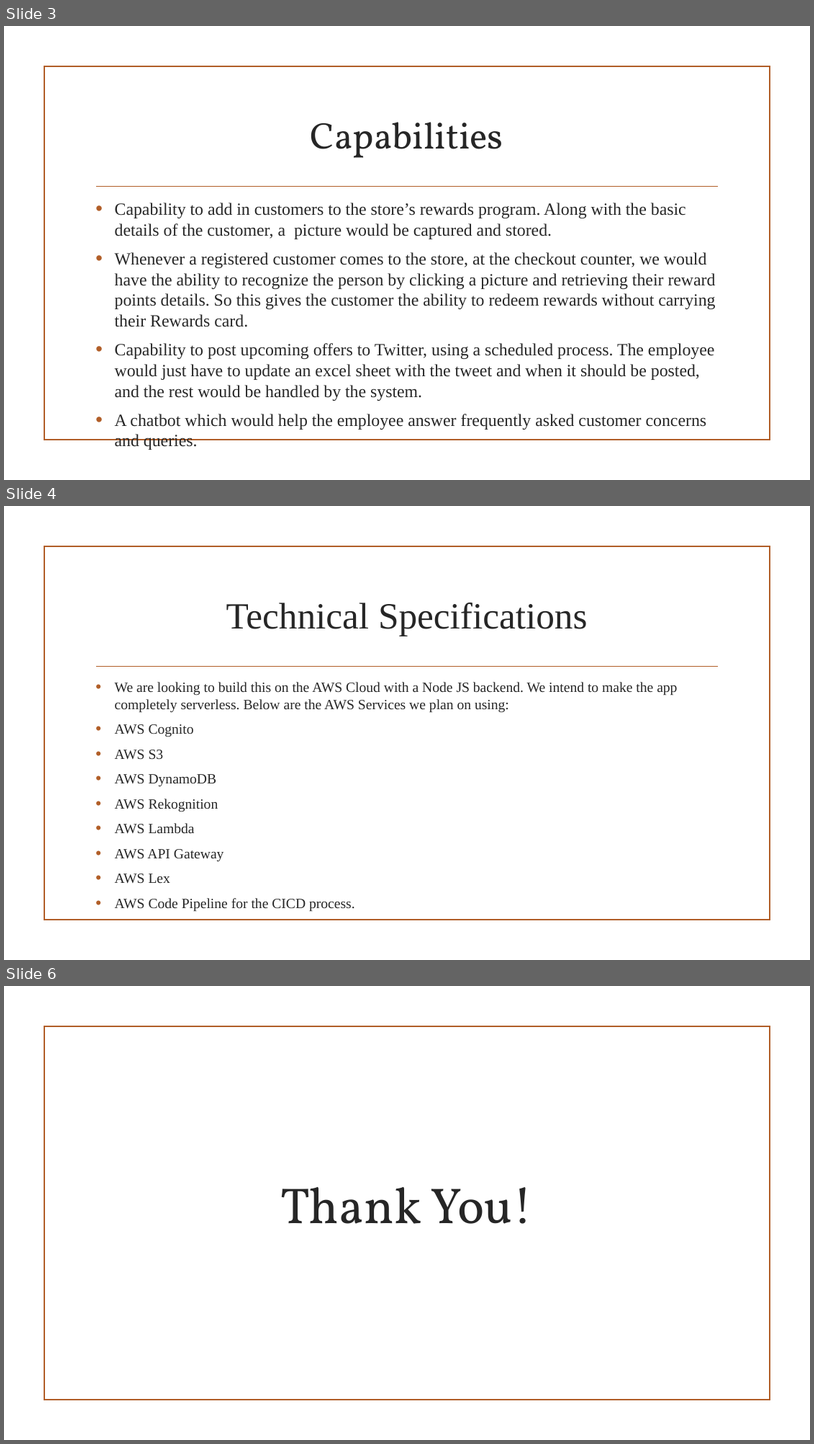
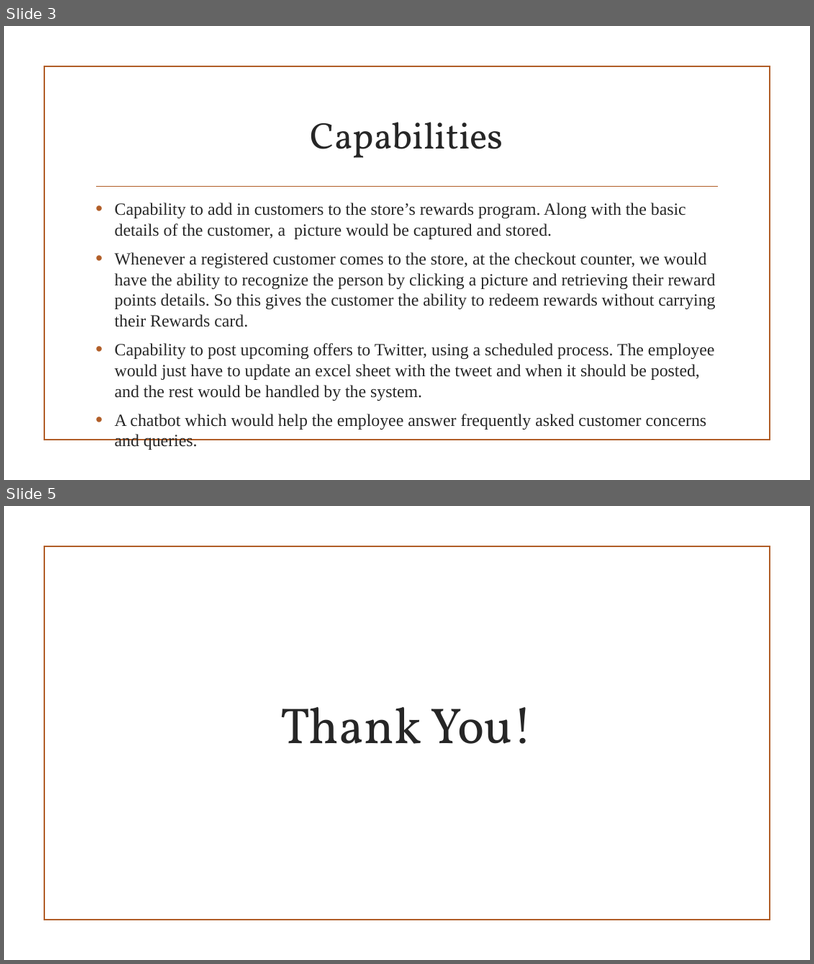
Before and after one commit to prar1612/StoreAssist, a slide deck: ProjectDocumentation/StoreAssist.pptx. Shown one above the other, each under a label of ours: slides 3, 4 and 6 before the commit, slides 3 and 5 after it; the slides between them are not shown. The pictures are 814x1444 and 814x964 pixels, drawn with LibreOffice and Linux fonts; fonts in the diff are those of the drawing; background and template pictures are left out. Boxes give left, top, right and bottom in pixels: in the first picture for what was removed or moved away, otherwise in the second. Text is boxed around its words. In the diff, an @@ line names an element or a change of style, - is before the commit and + after.

```diff
--- a/ProjectDocumentation/StoreAssist.pptx
+++ b/ProjectDocumentation/StoreAssist.pptx
@@ slide 4 removed at <box>4,506,810,960</box>, background picture (left out); not listed: 2 template elements that a slide beside it also shows @@
@@ title removed at <box>226,602,588,636</box> @@
-Technical Specifications
@@ text removed at <box>115,682,677,911</box> @@
-• We are looking to build this on the AWS Cloud with a Node JS backend. We intend to make the app completely serverless. Below are the AWS Services we plan on using:
-• AWS Cognito
-• AWS S3
-• AWS DynamoDB
-• AWS Rekognition
-• AWS Lambda
-• AWS API Gateway
-• AWS Lex
-• AWS Code Pipeline for the CICD process.
@@ what was slide 6 is now slide 5 @@
```
Also in this commit, not shown: 1 slide added, 1 other slide removed, 1 other file.
